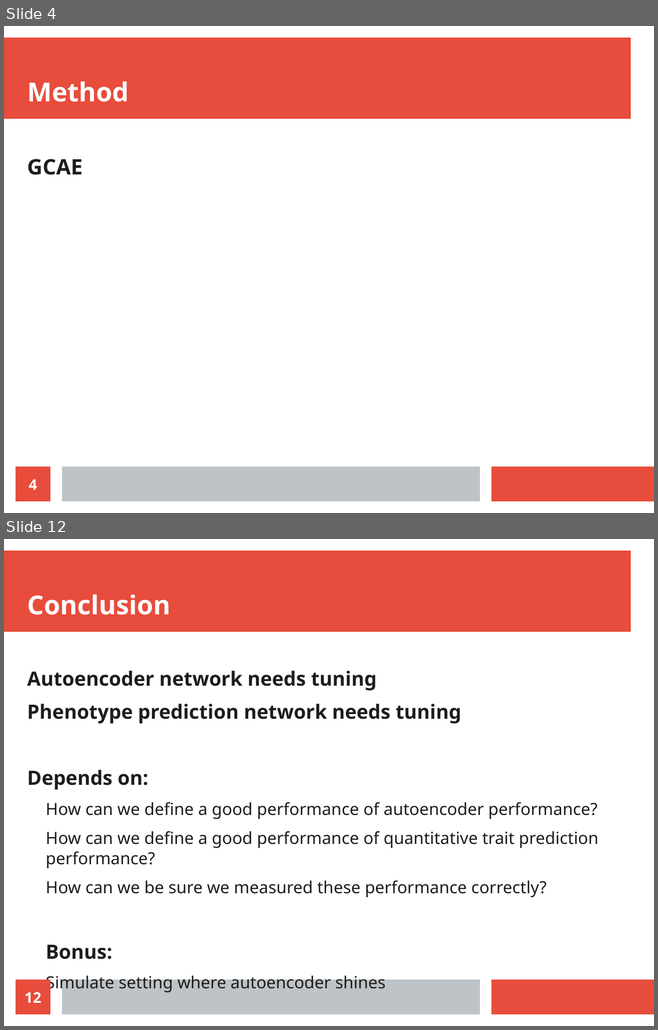
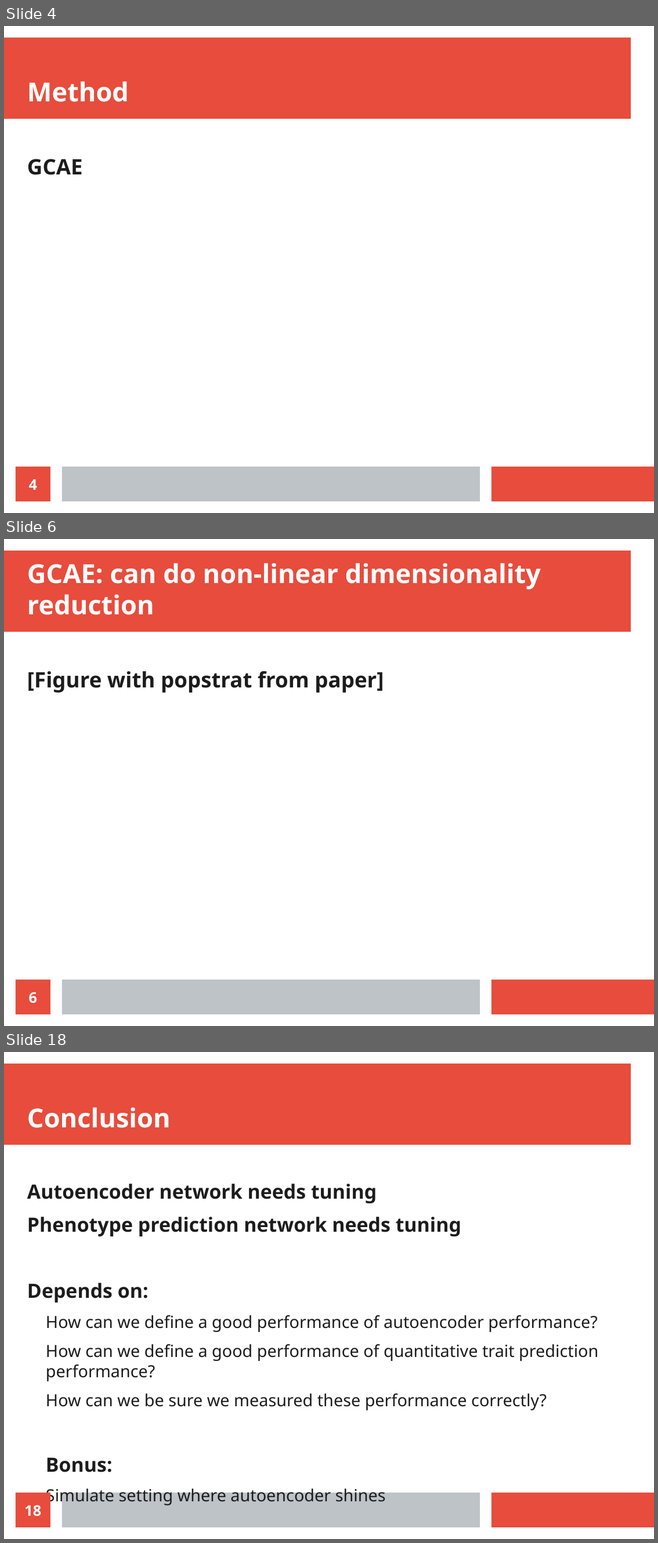
Before and after one commit to richelbilderbeek/science_presentation_20220305, a slide deck: science_presentation_20220305.odp. Shown one above the other, each under a label of ours: slides 4 and 12 before the commit, slides 4, 6 and 18 after it; the slides between them are not shown. The pictures are 658x1030 and 658x1543 pixels, drawn with LibreOffice and Linux fonts; fonts in the diff are those of the drawing. Boxes give left, top, right and bottom in pixels: in the first picture for what was removed or moved away, otherwise in the second. Text is boxed around its words. In the diff, an @@ line names an element or a change of style, - is before the commit and + after.

```diff
--- a/science_presentation_20220305.odp
+++ b/science_presentation_20220305.odp
@@ slide 6 added at (4,539,654,1026), background #FFFFFF; not listed: 3 template elements that a slide beside it also shows @@
@@ title added at (27,563,540,615), 32 pt, text #FFFFFF, bold @@
+GCAE: can do non-linear dimensionality reduction
@@ text added at (27,671,383,693), 26 pt, text #1C1C1C, bold @@
+[Figure with popstrat from paper]
@@ page number added at (16,980,50,1015), fill #E74C3C, 18 pt, text #FFFFFF, bold @@
+6
@@ what was slide 12 is now slide 18 @@
@@ page number at (24,1505,41,1517): text changed @@
-12
+18
```
Also in this commit, not shown: 6 slides changed, 7 other slides added, 2 slides removed, 4 other files.
